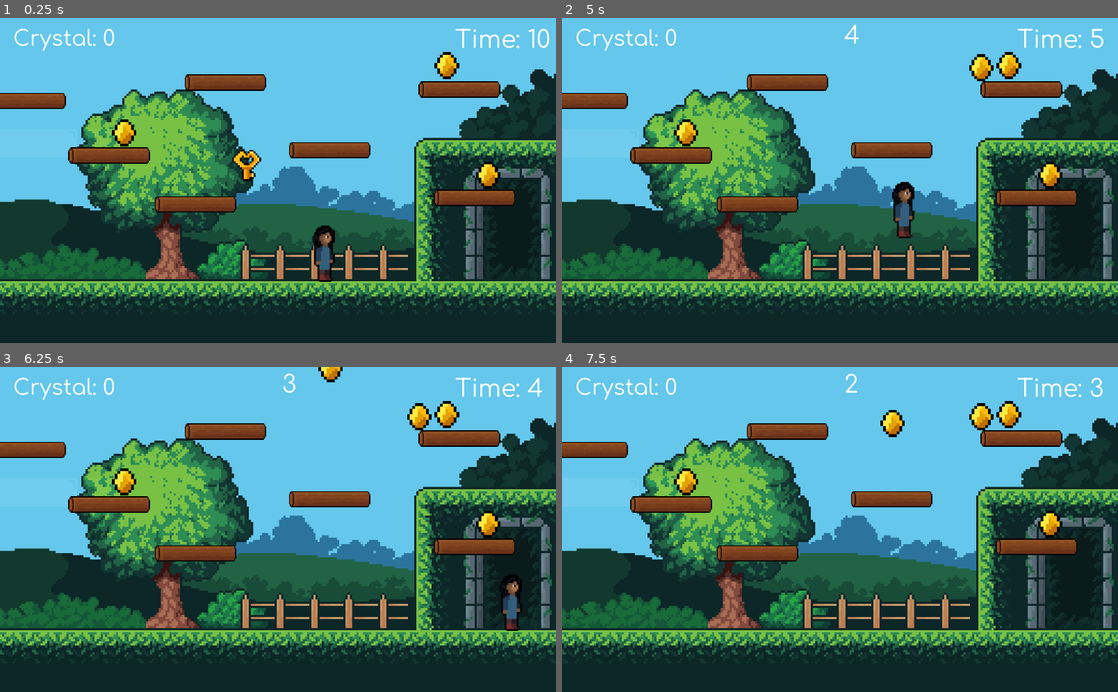
Above: before the commit, frames 1-4 (two rows, left to right).
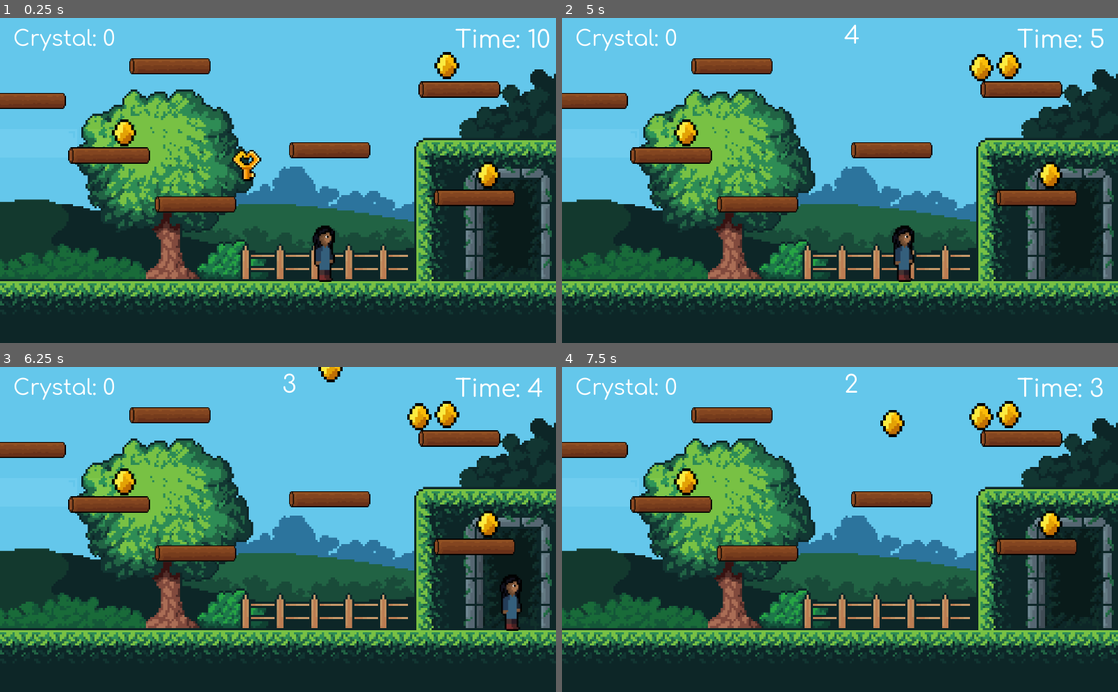
Above: after the commit, the same moments.

Repository: caffebd/sayem-platform
Game: Godot game, scene res://scenes/World.tscn
Two runs of this game, one before a commit and one after it. Both use one fixed random seed, a clock stepped at 60 frames per second and the inputs below.
Inputs:
- Up to frame 1 (0.25 s): no input
- Up to frame 2 (5 s): tap Enter at 0.5 s; hold D (right) 0.53-2.03 s; tap W (jump) at 0.6, 0.77, 1.07, 1.35, 1.52, 1.82, 2.1, 2.85, 3.02, 3.32, 3.6, 3.77, 4.07, 4.35, 4.52, 4.82 s; hold A (left) 2.03-4.28 s; hold D (right) from 4.28 s (still down)
- Up to frame 3 (6.25 s): keep holding D (right); tap W (jump) at 5.1, 5.85, 6.02 s
- Up to frame 4 (7.5 s): keep holding D (right); tap W (jump) at 6.32, 6.6, 6.77, 7.07, 7.35 s

The runs differ from the first frame. In frame 1, 1.5% of the frame differs, in the area x 23-48%, y 12-23%; in frame 2, 2.5%, in the area x 23-64%, y 12-82%; in frame 3, 1.5%; in frame 4, 1.5%.

Commit message:
fly_problem

Diff:
--- a/scenes/World.tscn
+++ b/scenes/World.tscn
@@ -55,7 +55,7 @@
 position = Vector2( 846, 132 )
 
 [node name="log7" parent="all_lig" instance=ExtResource( 1 )]
-position = Vector2( 415, 119 )
+position = Vector2( 313, 89 )
 
 [node name="log5" parent="all_lig" instance=ExtResource( 1 )]
 position = Vector2( 46, 153 )
--- a/scripts/Player.gd
+++ b/scripts/Player.gd
@@ -28,4 +28,5 @@
 	direction = move_and_slide(direction,  Vector2.UP)
 
 func _fly_power():
+	jump_speed = 0
 	direction.y += speed
